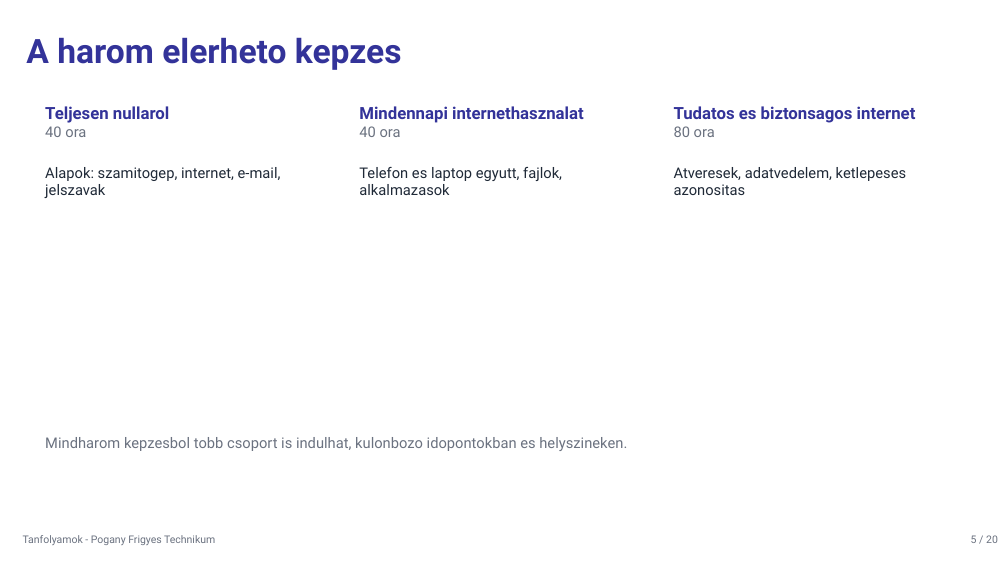
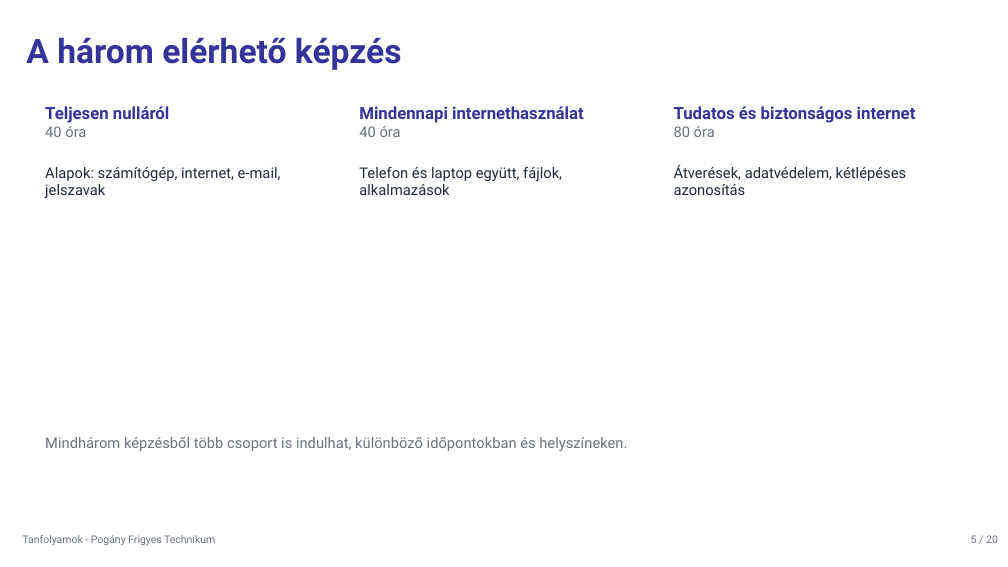
Before and after one commit to vargamatyas109-web/Tanfolyamok, a slide deck: slide 5 of Tanfolyamok_prezentacio.pptx. Drawn at 1008x567 pixels with LibreOffice and Linux fonts; fonts in the diff are those of the drawing. Boxes give left, top, right and bottom in pixels: in the first picture for what was removed or moved away, otherwise in the second. Text is boxed around its words. In the diff, an @@ line names an element or a change of style, - is before the commit and + after.

```diff
--- a/Tanfolyamok_prezentacio.pptx
+++ b/Tanfolyamok_prezentacio.pptx
@@ text at (26, 37, 402, 70): text changed @@
-A harom elerheto kepzes
+A három elérhető képzés
@@ text at (45, 106, 281, 198): text changed @@
-Teljesen nullarol
-40 ora
-Alapok: szamitogep, internet, e-mail, jelszavak
+Teljesen nulláról
+40 óra
+Alapok: számítógép, internet, e-mail, jelszavak
@@ text at (359, 106, 584, 195): text changed @@
-Mindennapi internethasznalat
-40 ora
-Telefon es laptop egyutt, fajlok, alkalmazasok
+Mindennapi internethasználat
+40 óra
+Telefon és laptop együtt, fájlok, alkalmazások
@@ text at (674, 106, 916, 195): text changed @@
-Tudatos es biztonsagos internet
-80 ora
-Atveresek, adatvedelem, ketlepeses azonositas
+Tudatos és biztonságos internet
+80 óra
+Átverések, adatvédelem, kétlépéses azonosítás
@@ text at (45, 437, 627, 451): text changed @@
-Mindharom kepzesbol tobb csoport is indulhat, kulonbozo idopontokban es helyszineken.
+Mindhárom képzésből több csoport is indulhat, különböző időpontokban és helyszíneken.
```
Also in this commit, not shown: 24 other slides changed, 10 other files.
